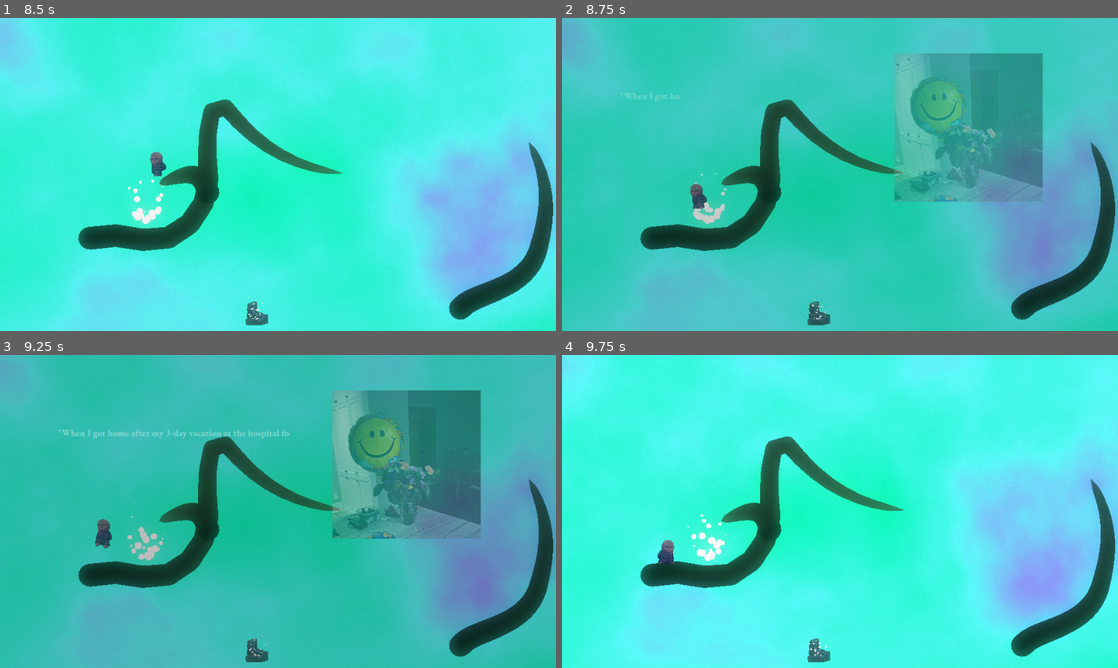
Above: before the commit, frames 1-4 (two rows, left to right).
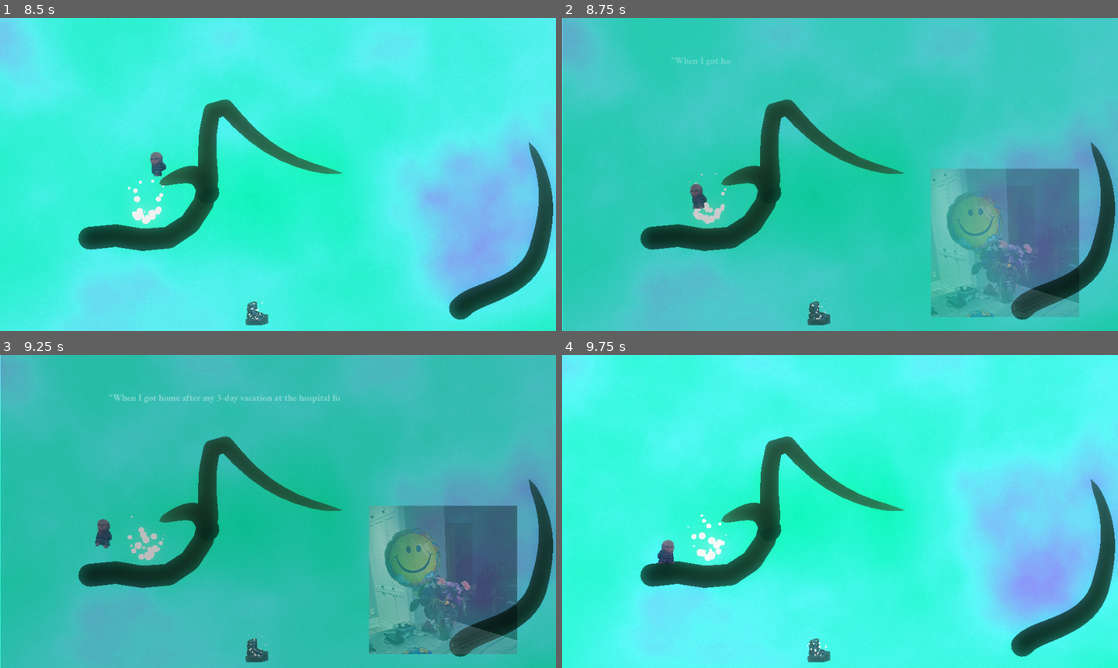
Above: after the commit, the same moments.

Repository: ManechLepage/PlatformerJam
Game: Godot game, scene res://Scenes/main.tscn
The game is run twice, just before and just after one commit, with the same random seed, the same clock (stepped at 60 frames per second) and the same inputs. Sound files missing from this copy of the repository are replaced by a short silence.
Inputs:
- Up to frame 1 (8.5 s): hold Right (Right) 0.53-2.03 s; tap C (Interact) every 2.25 s from 0.6 to 7.35 s; tap W (Jump) at 0.77, 1.52, 3.02, 3.77, 4.52, 6.02, 6.77, 7.52 s; tap X (Meditate) every 2.25 s from 1.35 to 8.1 s; hold Shift (run) 2.03-2.78 s; hold Left (Left) 2.03-4.28 s; hold Right (Right) 4.28-8.03 s; tap Shift (run) at 4.35 s; hold Shift (run) 6.53-7.28 s; hold Left (Left) from 8.03 s (still down)
- Up to frame 2 (8.75 s): keep holding Left (Left)
- Up to frame 3 (9.25 s): keep holding Left (Left); tap Shift (run) at 8.85 s; tap W (Jump) at 9.02 s
- Up to frame 4 (9.75 s): release Left (Left) at 9.53 s; hold Right (Right) from 9.53 s (still down); tap C (Interact) at 9.6 s

Frame 1 is identical in both runs. In frame 2, 21% of the frame differs, in the area x 0-93%, y 0-100%; in frame 3, 22%; in frame 4, nothing differs.

Commit message:
poem images and poem1

Diff:
--- a/platformer-jam/Scenes/Rooms/Tower1/room5.tscn
+++ b/platformer-jam/Scenes/Rooms/Tower1/room5.tscn
@@ -426,18 +426,22 @@
 [node name="Area2" parent="Offset/Obstacles" parent_id_path=PackedInt32Array(457880380) index="7" unique_id=1754253968 instance=ExtResource("7_vwbao")]
 position = Vector2(-229, 68)
 
+[node name="TextureRect" parent="Offset/Obstacles/Area2/CanvasLayer" parent_id_path=PackedInt32Array(1754253968, 1989050324) index="0" unique_id=140148495]
+offset_left = 1.0
+offset_right = 1.0
+
 [node name="TextureRect2" parent="Offset/Obstacles/Area2/CanvasLayer" parent_id_path=PackedInt32Array(1754253968, 1989050324) index="1" unique_id=1326721095]
-offset_left = 574.0
-offset_top = 61.0
-offset_right = 830.0
-offset_bottom = 317.0
+offset_left = 637.0
+offset_top = 260.0
+offset_right = 893.0
+offset_bottom = 516.0
 texture = ExtResource("6_hpt3e")
 
 [node name="PoemText" parent="Offset/Obstacles/Area2/CanvasLayer" parent_id_path=PackedInt32Array(1754253968, 1989050324) index="2" unique_id=1098363463]
-offset_left = 44.0
-offset_top = 101.0
-offset_right = 573.5
-offset_bottom = 453.0
+offset_left = 126.0
+offset_top = -26.0
+offset_right = 667.0
+offset_bottom = 481.0
 grow_horizontal = 1
 grow_vertical = 1
 text = "\"When I got home after my 3-day vacation at the hospital for a
@@ -448,12 +452,16 @@
 What did I do to deserve flowers? If anything, the doctors and
 nurses should be getting bouquets.
 Flowers are for successful plays, performances and marriages...
-...But the longer I looked, the more I understood that support
-doesn't have to be a reward for hard work.
-Since then, I've never seen flowers the same way.
+I lingered with that, I felt like that logic was sound.
+I didn't consider for a long time that maybe support didn't need to be earned, and it took much longer to truly believe it.
+...But, since then, I've never seen flowers the same way.
+
 I will never forget this memory, it defines who I am.\"
-
 [Press C to forget]"
+
+[node name="upgrade" parent="Offset/Obstacles/Area2/CanvasLayer" parent_id_path=PackedInt32Array(1754253968, 1989050324) index="3" unique_id=939542970]
+offset_left = 1.0
+offset_right = 1.0
 
 [node name="Fountain" parent="Offset/Obstacles" parent_id_path=PackedInt32Array(457880380) index="8" unique_id=1652650217 instance=ExtResource("8_3k6h7")]
 position = Vector2(-37, 233)
--- a/platformer-jam/Scenes/main.tscn
+++ b/platformer-jam/Scenes/main.tscn
@@ -106,12 +106,11 @@
 	$\"../Areas/BridgeArea2\".body_entered.connect(func(_body):change_colors(\"bridge2\"))
 	change_colors(\"start\")
 
-func change_colors(name: String):
-	print(1)
+func change_colors(color_name: String):
 	var c:Array[Color] = []
 	for tween in [tweenA,tweenB,tweenC]:
 		if tween: tween.kill()
-	match name:
+	match color_name:
 		\"start\":
 			c = [area_start_color1,area_start_color2,area_start_color3]
 		\"1\":
Binary file added: platformer-jam/Sprites/poem_rythm.png
Not shown, added: platformer-jam/Sprites/poem_rythm.png.import
Binary file added: platformer-jam/Sprites/poem_will.png
Not shown, added: platformer-jam/Sprites/poem_will.png.import
